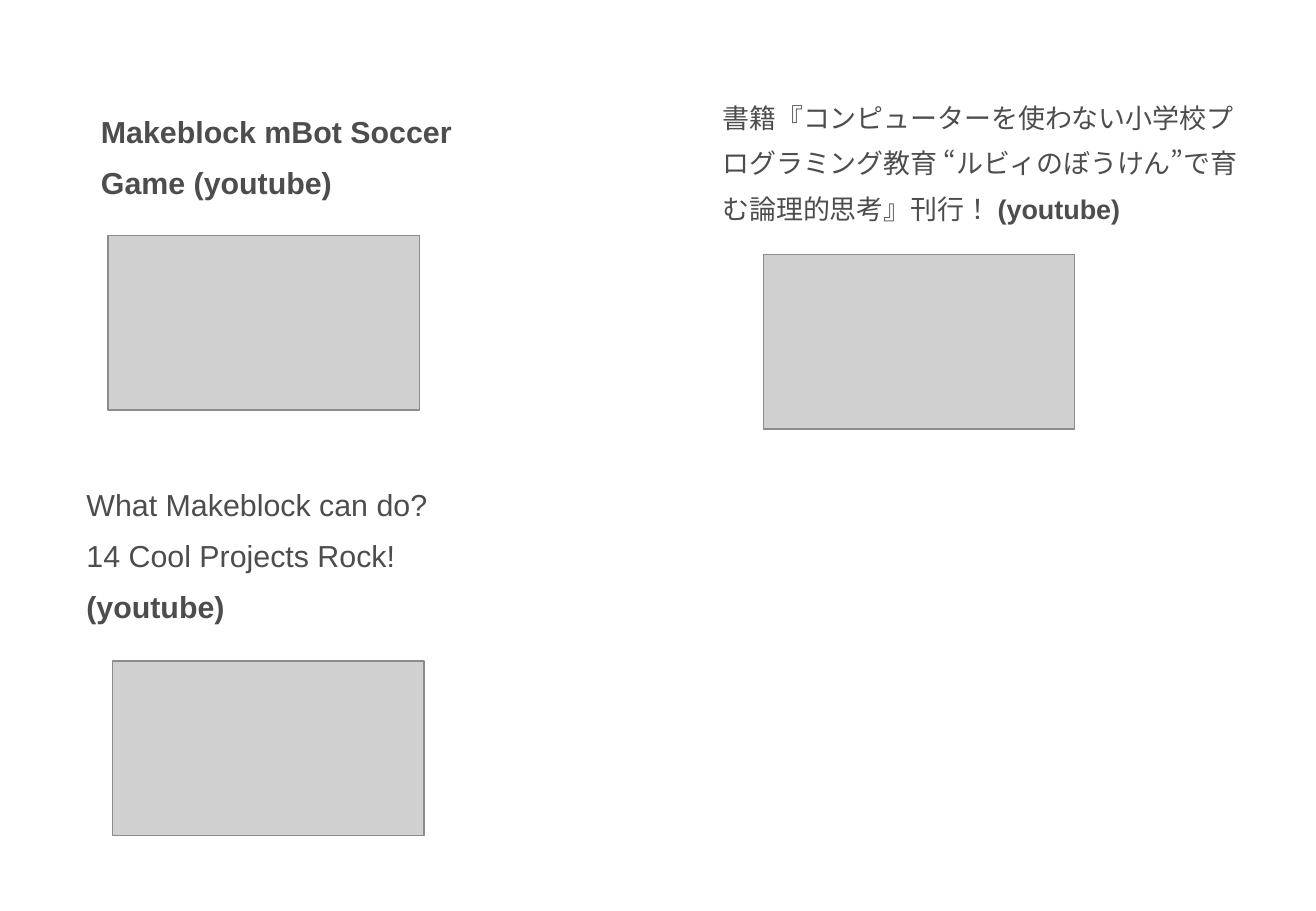
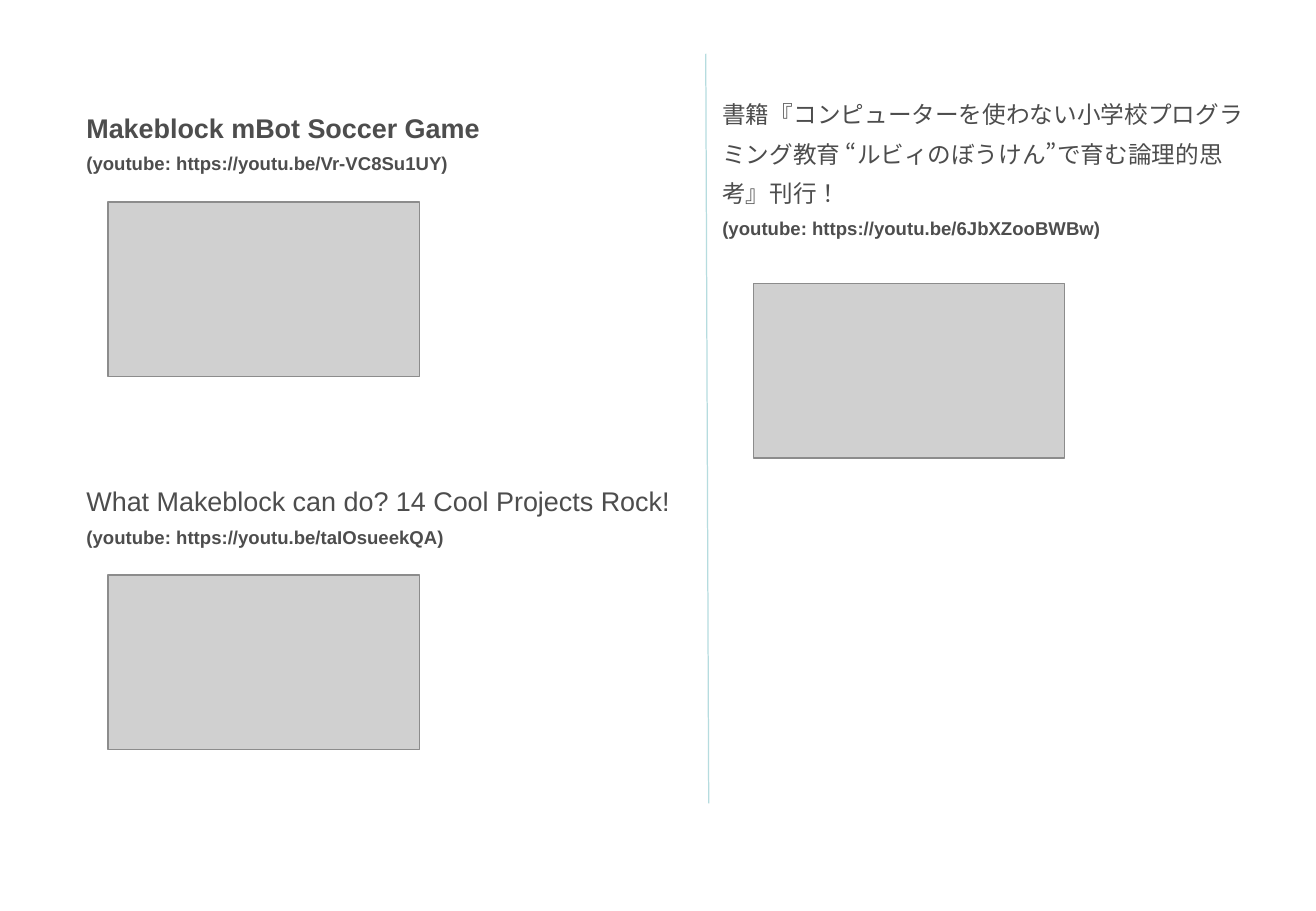
Before and after one commit to t-magic/RASP, a slide deck: slide 6 of pdf/ロボットとの共生、AIとの共生、やってみよう講座.ppt. Drawn at 1316x911 pixels with LibreOffice and Linux fonts; fonts in the diff are those of the drawing; grey boxes stand for pictures. Boxes give left, top, right and bottom in pixels: in the first picture for what was removed or moved away, otherwise in the second. Text is boxed around its words. In the diff, an @@ line names an element or a change of style, - is before the commit and + after.

```diff
--- a/pdf/ロボットとの共生、AIとの共生、やってみよう講座.ppt
+++ b/pdf/ロボットとの共生、AIとの共生、やってみよう講座.ppt
@@ line added from (705, 53) to (709, 802), #B6DCDF 0.74 pt @@
@@ text at <box>86,118,480,174</box>: text changed; size 18 to 11 pt @@
-Makeblock mBot Soccer Game (youtube)
+Makeblock mBot Soccer Game
+(youtube: https://youtu.be/Vr-VC8Su1UY)
@@ text at <box>722,103,1243,239</box>: text changed; size 16 to 14 pt @@
-書籍『コンピューターを使わない小学校プログラミング教育 “ルビィのぼうけん”で育む論理的思考』刊行！ (youtube)
+書籍『コンピューターを使わない小学校プログラミング教育 “ルビィのぼうけん”で育む論理的思考』刊行！
+(youtube: https://youtu.be/6JbXZooBWBw)
@@ picture: place and size @@
-picture at <box>108,236,419,410</box>
+picture at <box>108,202,419,376</box>
@@ picture: place and size @@
-picture at <box>762,255,1073,430</box>
+picture at <box>753,283,1063,458</box>
@@ text at <box>86,491,670,548</box>: text changed; size 18 to 16 pt @@
-What Makeblock can do? 14 Cool Projects Rock! (youtube)
+What Makeblock can do? 14 Cool Projects Rock!
+(youtube: https://youtu.be/taIOsueekQA)
@@ picture: place and size @@
-picture at <box>113,660,424,835</box>
+picture at <box>108,574,419,749</box>
```
Also in this commit, not shown: 2 other slides changed, 1 other file.
